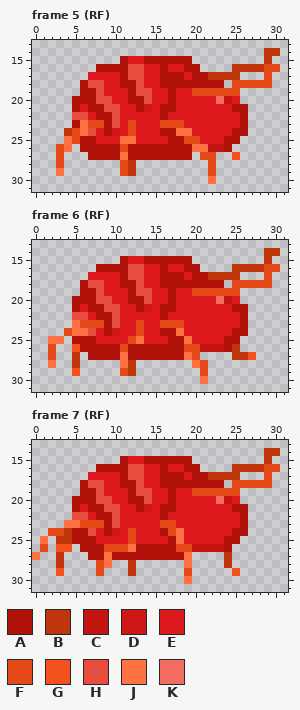
Edited in one commit: pixel-art file (purp/purp/Assets/Resources/Enemy/CLover_Mite/CloverMite.aseprite). This is how it looked before the edit.
32x32 pixels, 11 frames. Shown: frame 5 (RF): x 0..31, y 13..31; frame 6 (RF): x 0..31, y 13..31; frame 7 (RF): x 0..31, y 13..31. The old version is drawn lined up with the new one, on the new canvas. The commit also changed other frames, which this record leaves out.
Visible layers, top first: "Leg_Mask Copy #2", "Head_mask Copy", "Body_mask Copy", "Leg_Mask Copy Copy".
Palette (. is transparent): A #b0120a  B #bf360c  C #c41411  D #d01716  E #dd191d  F #e64a19  G #f4511e  H #e84e40  J #ff7043  K #f36c60
Pixels before, frame 5 (RF), first column x 3:
14 ..........................BB
15 ........AEEAAAAAA.........B.
16 .....AAAAHHEEAEEAA....BBBBFF
17 ....EEEEAHHEEAAAEAABBBB...F.
18 ...AHHEEAAHEEAAAAAAAA.FFFFF.
19 ...AAHEEEAHHEEAEEFFFFFF.....
20 ..AAAHHEEAAHEEAEEEEEKCE.....
21 ..AEAAHHEEADEAAEEEEEEEAA....
22 ..HHEAAHEEEEEAEEEEEEEEEA....
23 ..AJFFAHEFEEEFFFEEEEEEEA....
24 .BFJHEADEFEEEAAJJEEEEEAA....
25 .JFAAEEEJJEEEEAAFFEEEAA.....
26 FJ.AAAAAFAAAAAAAAJJCCA......
27 F...AAAAJAAAAAAAA.FF..G.....
28 F.......FB.........F........
29 J.......FB.........F........
30 ...................J........
Pixels before, frame 6 (RF), first column x 2:
14 ...........................BB
15 .........AEEAAAAAA.........B.
16 ......AAAAHHEEAEEAA....BBBBFF
17 .....EEEEAHHEEAAAEAABBBB...F.
18 ....AHHEEAAHEEAAAAAAAA.FFFFF.
19 ....AAHEEEAHHEEAEEFFFFFF.....
20 ...AAAHHEEAAHEEAEEEEEKCE.....
21 ...AEAAHHEEADEAAEEEEEEEAA....
22 ...HHEAAHEEEEEAEEEEEEEEEA....
23 ...JFFFAHEEFEEFFFEEEEEEEA....
24 ..FJJHEADEEFEEAAJEEEEEEAA....
25 JJ.AAAEEEEFJEEEAAJEEEEAA.....
26 F..GAAAAAFAAAAAAAFFCCCAB.....
27 F..B.AAAAJAAAAAAAJF....BBG...
28 J..B.....JB.......JF.........
29 ...G.....FB........F.........
30 ...................J.........
Pixels before, frame 7 (RF), first column x 0:
14 .............................BB
15 ...........AEEAAAAAA.........B.
16 ........AAAAHHEEAEEAA....BBBBFF
17 .......EEEEAHHEEAAAEAABBBB...F.
18 ......AHHEEAAHEEAAAAAAAA.FFFFF.
19 ......AAHEEEAHHEEAEEFFFFFF.....
20 .....AAAHHEEAAHEEAEEEEEKCE.....
21 .....AEAAHHEEADEAAEEEEEEEAA....
22 .....HHEAAHEEEEEAEEEEEEEEEA....
23 ....JJFFFAHEEEEEFFEEEEEEEEA....
24 ..FFBAAHEADEFEEEAFJEEEEEEAA....
25 .J.BBAAAEEEEFEEEEAJEEEEEAA.....
26 .F.GG.AAAFFFJAAAAAFFCCCCA......
27 J..B...AAJAAAAAAAAAJ....B......
28 ...B....FJ..B......J....B......
29 ...G....F...B......F.....G.....
30 ...................J...........
After:
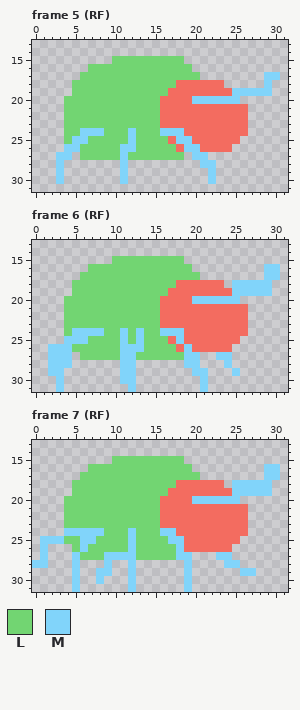
Colours new in this view: L #72d572  M #81d4fa
Diff:
canvas 32x32 -> 64x32
Changed rows in their new state; - is an unchanged pixel.
Frame 5 (RF):
first column x 3:
14 --------------------------..
15 -------LLLLLLLLL.---------.-
16 ----LLLLLLLLLLLLL.----......
17 ---LLLLLLLLLLLLLLL.....---MM
18 --LLLLLLLLLLLLLKKKKKK-....M-
19 --LLLLLLLLLLLLKKKKKKKKMMMMM-
20 -LLLLLLLLLLLLKKKKMMMMMM-----
21 -LLLLLLLLLLLLKKKKKKKKKKK----
22 -LLLLLLLLLLLLKKKKKKKKKKK----
23 -LLLLLLLLLLLLKKKKKKKKKKK----
24 -LLMMMLLLMLLLMMMKKKKKKKK----
25 -LMMLLLLLMLLLLKMMKKKKKK-----
26 .MMLLLLLMMLLLLLKMMKKKK------
27 MM-LLLLLMLLLLLLL.MM.--.-----
28 M-------M.--------MM--------
29 M-------M.---------M--------
30 M-------M----------M--------
Frame 6 (RF):
first column x 2:
14 ---------------------------..
15 --------LLLLLLLLL.---------.-
16 -----LLLLLLLLLLLLL.----....MM
17 ----LLLLLLLLLLLLLLL.....---MM
18 ---LLLLLLLLLLLLLKKKKKK-MMMMM-
19 ---LLLLLLLLLLLLKKKKKKKKMMMMM-
20 --LLLLLLLLLLLLKKKKMMMMMM-----
21 --LLLLLLLLLLLLKKKKKKKKKKK----
22 --LLLLLLLLLLLLKKKKKKKKKKK----
23 --LLLLLLLLLLLLKKKKKKKKKKK----
24 --LMMMMLLMLMLLMMMKKKKKKKK----
25 ..MMMLLLLMLMLLLKMKKKKKKK-----
26 MMMLLLLLLMMMLLLLKMKKKKK.-----
27 MMM.LLLLLMMLLLLLLMM--MM...---
28 MMM.-----MM------MM.--M------
29 MM-.-----MM-------MM---M-----
30 -M-------MM--------M---------
31 -M--------M--------M---------
Frame 7 (RF):
first column x 0:
14 -----------------------------..
15 ----------LLLLLLLLL.---------.-
16 -------LLLLLLLLLLLLL.----....MM
17 ------LLLLLLLLLLLLLLL.....---MM
18 -----LLLLLLLLLLLLLKKKKKK-MMMMM-
19 -----LLLLLLLLLLLLKKKKKKKKMMMMM-
20 ----LLLLLLLLLLLLKKKKMMMMMM-----
21 ----LLLLLLLLLLLLKKKKKKKKKKK----
22 ----LLLLLLLLLLLLKKKKKKKKKKK----
23 ----LLLLLLLLLLLLKKKKKKKKKKK----
24 --..MMMMMLLLMLLLMMKKKKKKKKK----
25 -MMMLLMMLLLLMLLLLMMKKKKKKK-----
26 -M-..LMLLLLLMLLLLLMKKKKKK------
27 .M-.-MLLLMMMMLLLLLMM---MM------
28 MM-.-M--.M--M------M----MM-----
29 ---.-M--MM--M------M-----.MM---
30 -----M--M---M------M-----------
31 -----M------M------M-----------
Changed places in both pictures, as pixel boxes (x1, y1, x2, y2):
changed: (56, 48, 280, 184)
changed: (48, 248, 280, 392)
changed: (32, 448, 280, 592)
